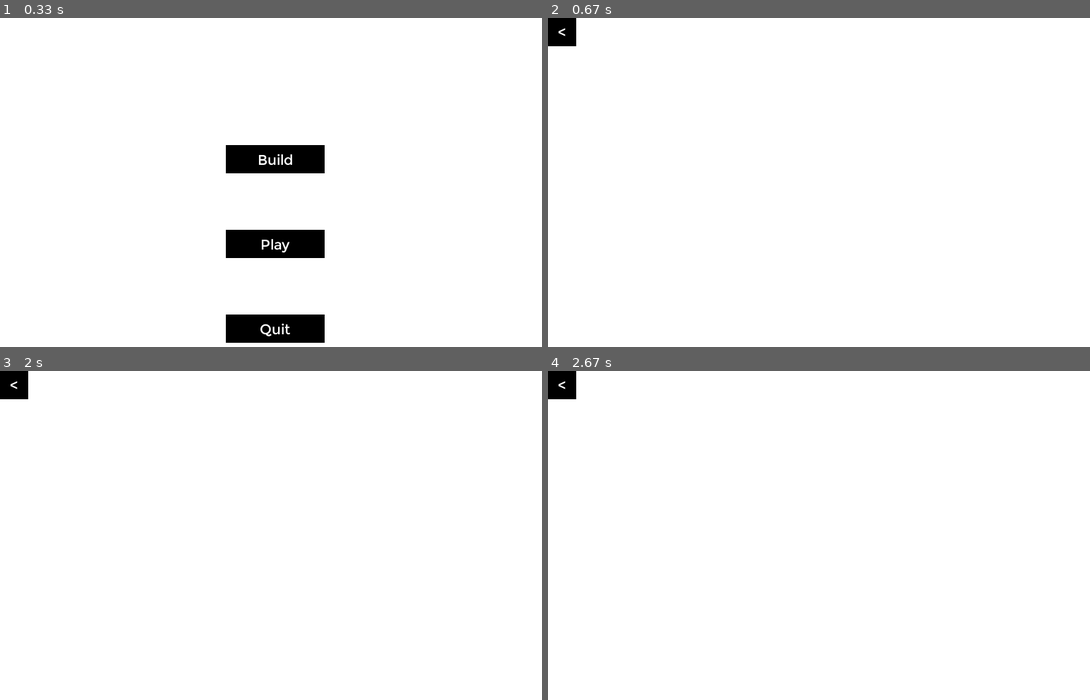
Above: before the commit, frames 1-4 (two rows, left to right).
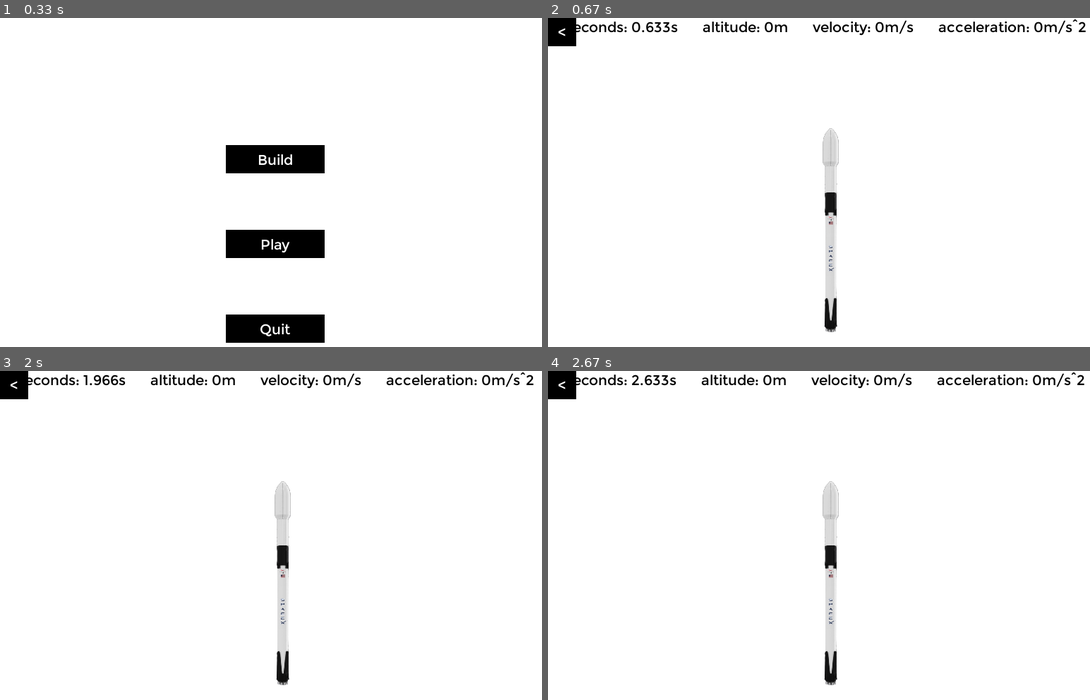
Above: after the commit, the same moments.

Repository: gyungmin08/pygame_project
Game: pygame game, started from __init__.py
Two runs of this game, one before a commit and one after it. Both use one fixed random seed, a clock stepped at 60 frames per second and the inputs below.
Inputs (mouse positions are in pixels of both pictures, inside the frame that each line leads up to):
- Up to frame 1 (0.33 s): no input
- Up to frame 2 (0.67 s): click (829, 228) at 0.38 s
- Up to frame 3 (2 s): click "<" at 0.72 s; click "Build" at 1.05 s; click "<" at 1.38 s; click "Play" at 1.72 s
- Up to frame 4 (2.67 s): no input

Frame 1 is identical in both runs. In frame 2, 2.4% of the frame differs, in the area x 5-100%, y 0-96%; in frame 3, 2.4%; in frame 4, 2.4%.

Commit message:
add rocket show function

Diff:
--- a/__init__.py
+++ b/__init__.py
@@ -7,12 +7,7 @@
 
 pygame.init()  # Initialize pygame
 os.environ["SDL_VIDEO_CENTERED"] = "1"  # Center the window
-pygame.display.set_caption("TITLE")  # Set the window title
-
-# Project Hermes
-# Space Simulator
-# Rocket Simulator
-# Ares (or Mars)
+pygame.display.set_caption("Project Hermes")  # Set the window title
 
 if __name__ == "__main__":  # If this is the main file
     menu.init()  # Run the startup menu
--- a/simulation.py
+++ b/simulation.py
@@ -11,7 +11,6 @@
     global screen, back_button, rocket
     # pygame.init()
     screen = config.screen
-    button_font_file = "srconfig/font/Montserrat-Regular.ttf"
 
     back_button = button.Button(
         action="menu.init()",
@@ -28,55 +27,90 @@
     rocket = {
         "name": "Falcon 9",
         "stage": 2,
+        "seconds": 0,
+
         "stage1": {
-            "image": "src/img/rocket/falcon9_stage1.png",
+            "image": "src/image/falcon9_stage1.png",
             "thrust": 7607000,  # N
             "mass": 421300,  # kg
             "length": 41.2,  # m
             "diameter": 3.7,  # m
             "isp": 282,  # s
             "propellant": 395700,  # kg
-            "burn time": 162  # s
+            "burn time": 162,  # s
+            "engine_status": False
         },
         "stage2": {
-            "image": "src/img/rocket/falcon9_stage2.png",
+            "image": "src/image/falcon9_stage2.png",
             "thrust": 9340000,  # N
             "mass": 96570,  # kg
             "length": 13.8,  # m
             "diameter": 3.7,  # m
             "isp": 311,  # s
             "propellant": 92670,  # kg
-            "burn time": 397  # s
+            "burn time": 397,  # s
+            "engine_status": False
         },
         "payload": {
-            "image": "src/img/rocket/falcon9_payload.png",
+            "image": "src/image/falcon9_payload.png",
             "mass": 22800,  # kg
             "length": 4.2,  # m
             "diameter": 5.2  # m
         },
         "total": {
-            "image": "src/img/rocket/falcon9_total.png",
+            "image": "src/image/falcon9_total.png",
+            "thrust": 16947000,  # N
             "mass": 521970,  # kg
             "length": 59,  # m
-            "diameter": 5.2  # m
+            "diameter": 5.2,  # m
+            "isp": 311,  # s
+            "propellant": 488370,  # kg
+            "burn time": 559,  # s
+            "engine_status": True,
+
+            "altitude": 0,
+            "velocity": 0,
+            "acceleration": 0
         }
     }
 
     simulation_screen()
 
 
-def draw_rocket():
+def calculate():
     pass
 
 
+def draw_rocket(part, rot):
+    rocket_image = pygame.image.load(rocket[part]["image"])
+    rocket_image = pygame.transform.scale(rocket_image, ( int(rocket[part]["diameter"] * 5), int(rocket[part]["length"] * 5)))
+    rocket_image = pygame.transform.rotate(rocket_image, rot)
+    screen.blit(rocket_image, ((config.screen_w-rocket["total"]["diameter"]*5)/2, (config.screen_h-rocket["total"]["length"]*5)/2))
+
+
+def draw_info():
+    text = f" \
+    seconds: {rocket['seconds']}s \n \
+    altitude: {rocket['total']['altitude']}m \n \
+    velocity: {rocket['total']['velocity']}m/s \n \
+    acceleration: {rocket['total']['acceleration']}m/s^2 "
+
+    text = pygame.font.Font("src/font/Montserrat-Regular.ttf", 20).render(text, True, config.BLACK)
+    screen.blit(text, (0, 0))
+
+
 def simulation_screen():
-    screen.fill(config.WHITE)
     while True:
+        screen.fill(config.WHITE)
+        rocket["seconds"] = (pygame.time.get_ticks()-0) / 1000
+
         back_button.draw()
-        draw_rocket()
+        draw_rocket("total", 0)
+        draw_info()
         event_main()
         config.clock.tick(config.FPS)
         pygame.display.update()
+
 
 def event_main():
     for event in pygame.event.get():
Binary file added: src/image/falcon9_payload.png
Binary file added: src/image/falcon9_stage1.png
Binary file added: src/image/falcon9_stage2.png
Binary file added: src/image/falcon9_total.png
Binary file removed: src/image/test.png
